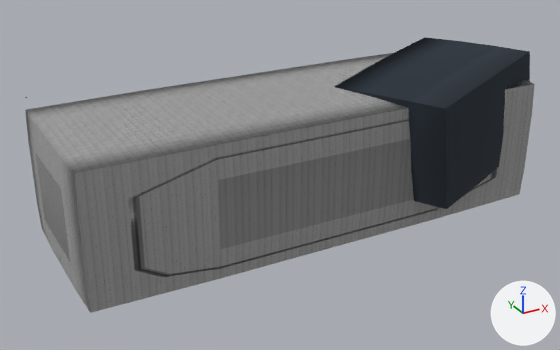
A saved change to the glTF model assets/ships/parts/places/place_debris_chunk.glb.
Both versions are drawn from a camera (50 mm lens) standing at (-5.5, -28.8, 13.6) and looking at (10.3, -0.1, -0.8). Every picture has the same lights, and +X, +Y and +Z are marked at lower right. The first picture is the older version. Where no turn or scale is listed for an object, it has been applied to the vertices.

In view in the first picture: 'place_debris_chunk_Material_Hull_Merged', 'place_debris_chunk_Material_Mechanical_Merged'.
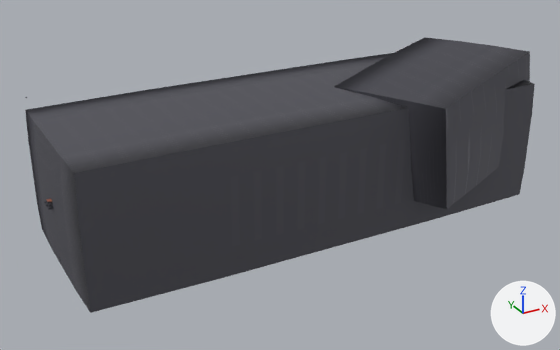
Edits to the bpy script that builds the scene:
```text
Add img_place_debris_chunk_wear_mask_2k:
    img_place_debris_chunk_wear_mask_2k = load_image('place_debris_chunk_wear_mask_2k', '_unpacked/place_debris_chunk_wear_mask_2k', 2048, 2048, 'Non-Color')
Change mat_material_hull:
    remove # nodes: BsdfPrincipled, Math, NormalMap, OutputMaterial, SeparateColor, TexImage x3
    remove # uses the picture img_basecolor
    remove # uses the picture img_normal
    remove # uses the picture img_orm
    nodes: BsdfPrincipled, Math, OutputMaterial, SeparateColor, TexImage
    colours: dark grey #595961
    uses the picture img_place_debris_chunk_wear_mask_2k
Change mat_material_mechanical:
    remove # nodes: BsdfPrincipled, OutputMaterial
    remove # colours: greyish blue #424b55
    nodes: BsdfPrincipled, Math, OutputMaterial, SeparateColor, TexImage
    colours: dark grey #595961
    uses the picture img_place_debris_chunk_wear_mask_2k
```

Pixel boxes (x1, y1, x2, y2) of what changed, in the pictures (560 x 350 px):
'place_debris_chunk_Material_Hull_Merged', surface changed (darker): (25, 53, 535, 313) in both
'place_debris_chunk_Material_Mechanical_Merged', surface changed (lighter): (334, 37, 530, 209) in both
'DET_twisted_plate', now drawn: after (46, 201, 53, 205)
'DET_mount_flange', now drawn: after (46, 205, 53, 210)
'DET_dock_scuff', now drawn: after (48, 205, 53, 208)
